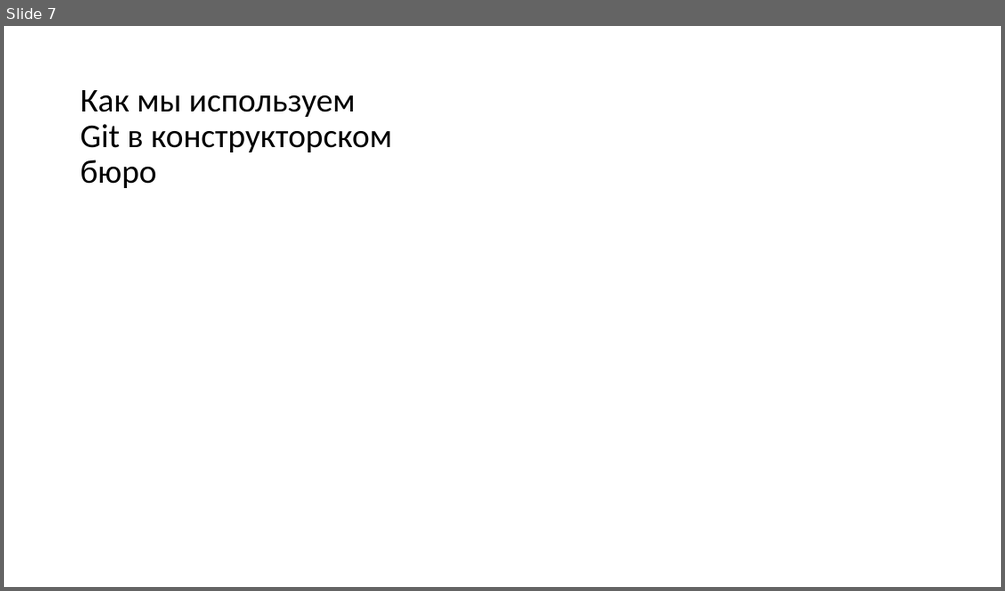
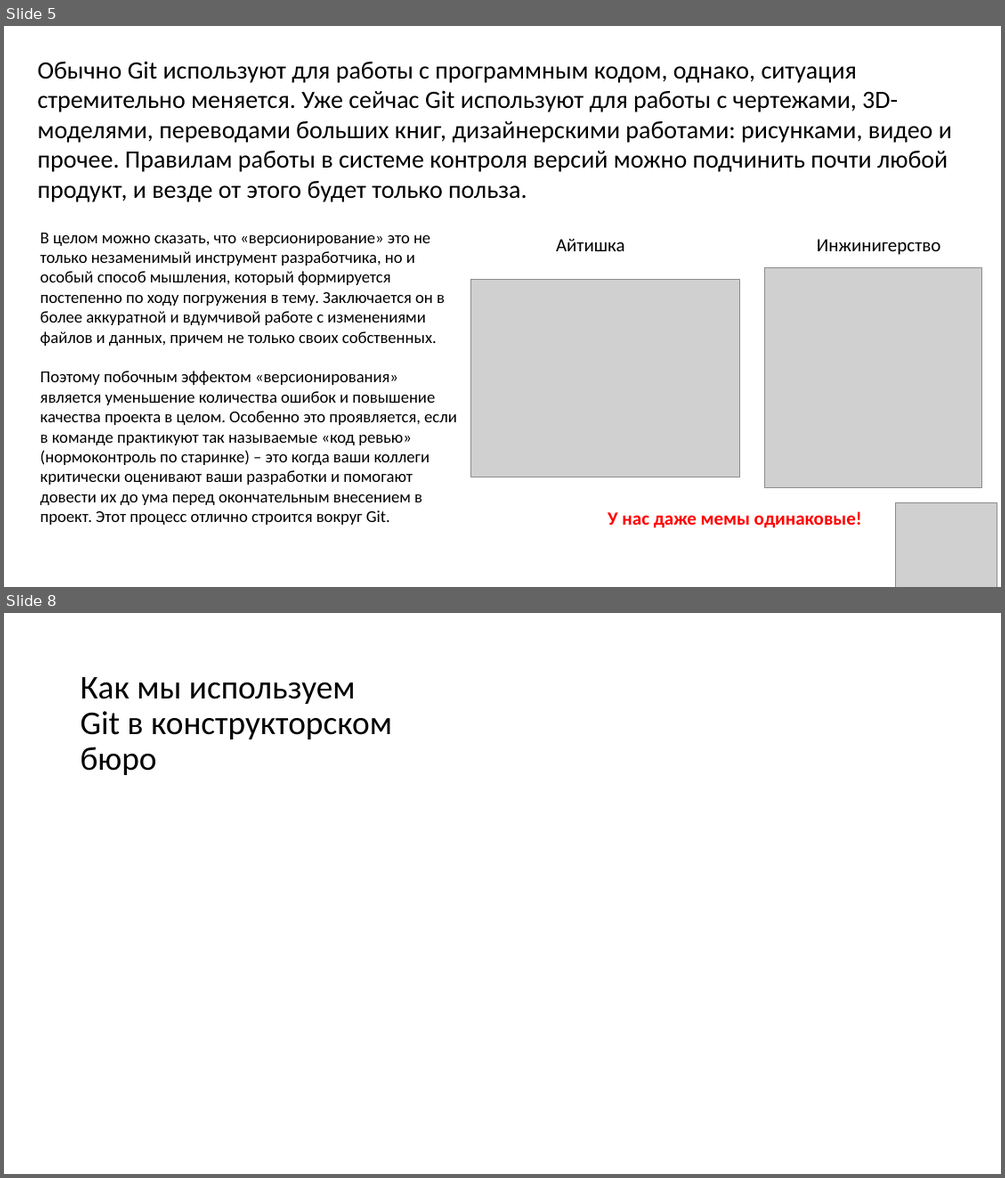
Before and after one commit to yaroslav-pukazov/Git-in-CAD, a slide deck: Презентация Microsoft PowerPoint.pptx. Shown one above the other, each under a label of ours: slide 7 before the commit, slides 5 and 8 after it; the slides between them are not shown. The pictures are 1005x591 and 1005x1178 pixels, drawn with LibreOffice and Linux fonts; fonts in the diff are those of the drawing; grey boxes stand for pictures. Boxes give left, top, right and bottom in pixels: in the first picture for what was removed or moved away, otherwise in the second. Text is boxed around its words. In the diff, an @@ line names an element or a change of style, - is before the commit and + after.

```diff
--- a/Презентация Microsoft PowerPoint.pptx
+++ b/Презентация Microsoft PowerPoint.pptx
@@ slide 5 added at bbox=[4, 26, 1001, 587], background #FFFFFF @@
@@ text added at bbox=[38, 61, 952, 202], 24 pt, text #000000 @@
+Обычно Git используют для работы с программным кодом, однако, ситуация стремительно меняется. Уже сейчас Git используют для работы с чертежами, 3D-моделями, переводами больших книг, дизайнерскими работами: рисунками, видео и прочее. Правилам работы в системе контроля версий можно подчинить почти любой продукт, и везде от этого будет только польза.
@@ text added at bbox=[40, 232, 457, 524], 16 pt, text #000000 @@
+В целом можно сказать, что «версионирование» это не только незаменимый инструмент разработчика, но и особый способ мышления, который формируется постепенно по ходу погружения в тему. Заключается он в более аккуратной и вдумчивой работе с изменениями файлов и данных, причем не только своих собственных.
+Поэтому побочным эффектом «версионирования» является уменьшение количества ошибок и повышение качества проекта в целом. Особенно это проявляется, если в команде практикуют так называемые «код ревью» (нормоконтроль по старинке) – это когда ваши коллеги критически оценивают ваши разработки и помогают довести их до ума перед окончательным внесением в проект. Этот процесс отлично строится вокруг Git.
@@ text added at bbox=[556, 238, 625, 251], 18 pt, text #000000 @@
+Айтишка
@@ text added at bbox=[817, 239, 941, 255], 18 pt, text #000000 @@
+Инжинигерство
@@ picture added at bbox=[471, 279, 740, 476] @@
@@ picture added at bbox=[764, 268, 982, 488] @@
@@ picture added at bbox=[896, 502, 997, 587] @@
@@ text added at bbox=[607, 511, 862, 528], 18 pt, text #FF0000, bold @@
+У нас даже мемы одинаковые!
@@ what was slide 7 is now slide 8 @@
```
Also in this commit, not shown: 3 slides changed, 3 other slides added, 3 slides removed.
